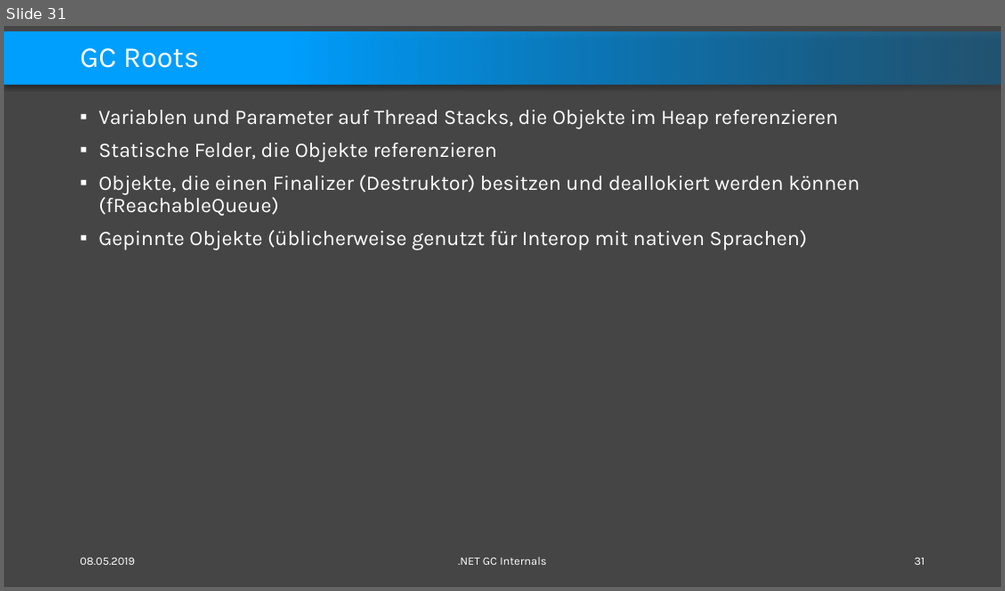
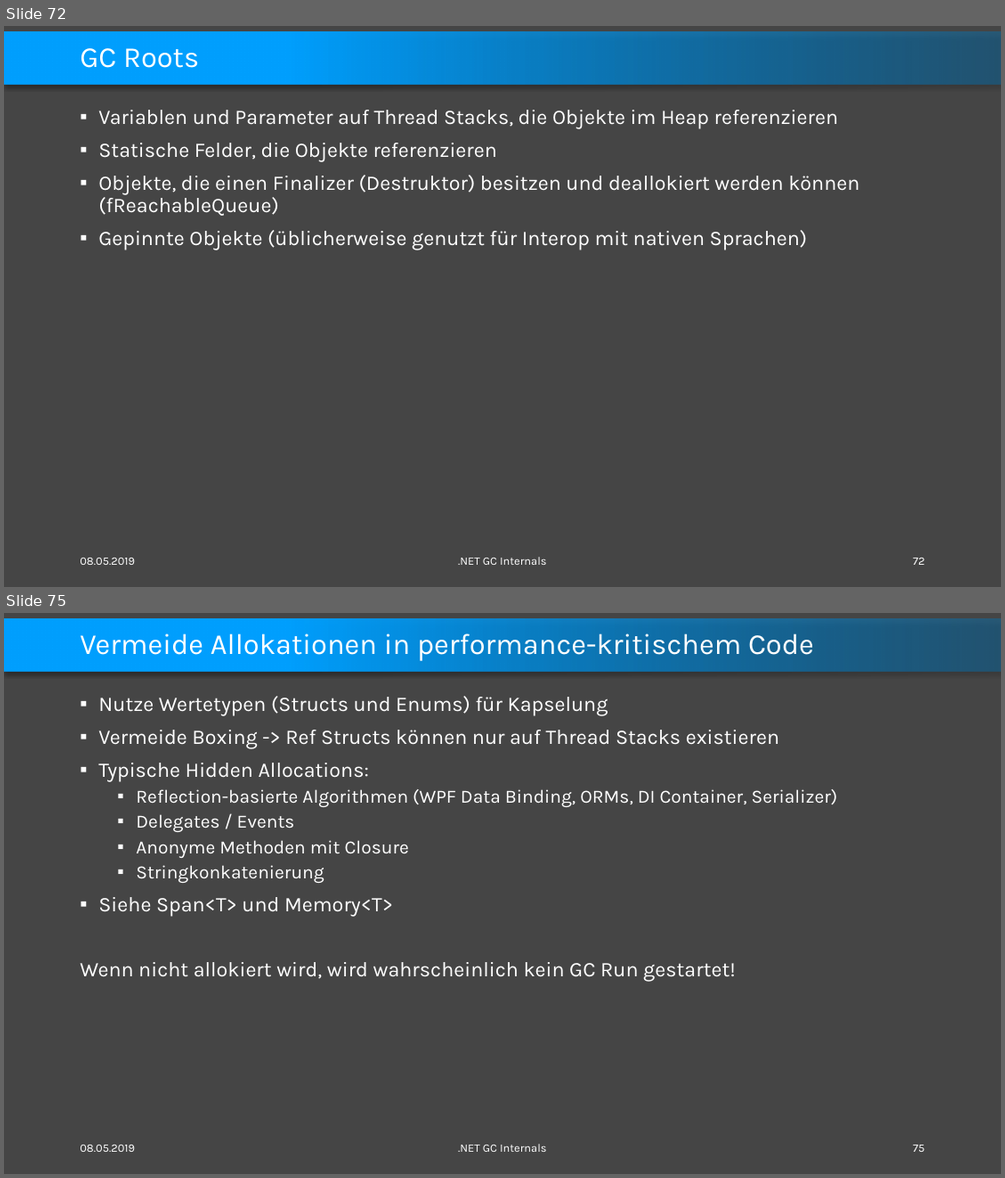
Before and after one commit to feO2x/DotnetGCInternals, a slide deck: Dotnet GC Internals.pptx. Shown one above the other, each under a label of ours: slide 31 before the commit, slides 72 and 75 after it; the slides between them are not shown. The pictures are 1005x591 and 1005x1178 pixels, drawn with LibreOffice and Linux fonts; fonts in the diff are those of the drawing. Boxes give left, top, right and bottom in pixels: in the first picture for what was removed or moved away, otherwise in the second. Text is boxed around its words. In the diff, an @@ line names an element or a change of style, - is before the commit and + after.

```diff
--- a/Dotnet GC Internals.pptx
+++ b/Dotnet GC Internals.pptx
@@ slide 75 added at [4,613,1001,1174], background #454545; not listed: 1 template element that a slide beside it also shows @@
@@ title added at [80,633,814,661], 28 pt, text #FFFFFF @@
+Vermeide Allokationen in performance-kritischem Code
@@ text added at [80,696,838,981], 20 pt, text #FFFFFF @@
+▪ Nutze Wertetypen (Structs und Enums) für Kapselung
+▪ Vermeide Boxing -> Ref Structs können nur auf Thread Stacks existieren
+▪ Typische Hidden Allocations:
+  ▪ Reflection-basierte Algorithmen (WPF Data Binding, ORMs, DI Container, Serializer)
+  ▪ Delegates / Events
+  ▪ Anonyme Methoden mit Closure
+  ▪ Stringkonkatenierung
+▪ Siehe Span<T> und Memory<T>
+Wenn nicht allokiert wird, wird wahrscheinlich kein GC Run gestartet!
@@ text added at [80,1144,135,1151], 11 pt, text #FFFFFF @@
+08.05.2019
@@ text added at [458,1143,547,1151], 11 pt, text #FFFFFF @@
+.NET GC Internals
@@ page number added at [913,1144,924,1151], 11 pt, text #FFFFFF @@
+75
@@ what was slide 31 is now slide 72 @@
@@ page number at [913,557,924,564]: text changed @@
-31
+72
```
Also in this commit, not shown: 11 slides changed, 11 other slides added.
